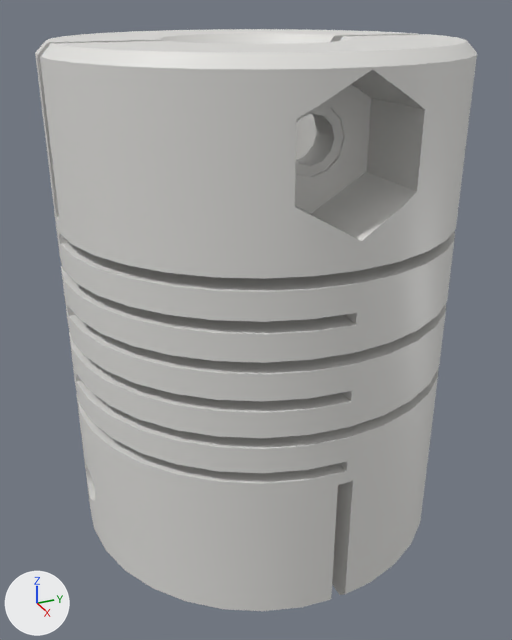
The glTF model forma/examples/assets/coupling_cpi20p_8x8.glb as it was, and as the next commit left it.
Both versions are drawn from a camera (50 mm lens) standing at (32.5, -14.6, 27.8) and looking at (0.5, -0.2, 11.8). The axes (+X, +Y, +Z) are drawn at lower left. The lights are the same throughout. The first picture is the older version. Vertices at exactly the same position are counted once.

Names of what the first picture shows: 'корпус'.
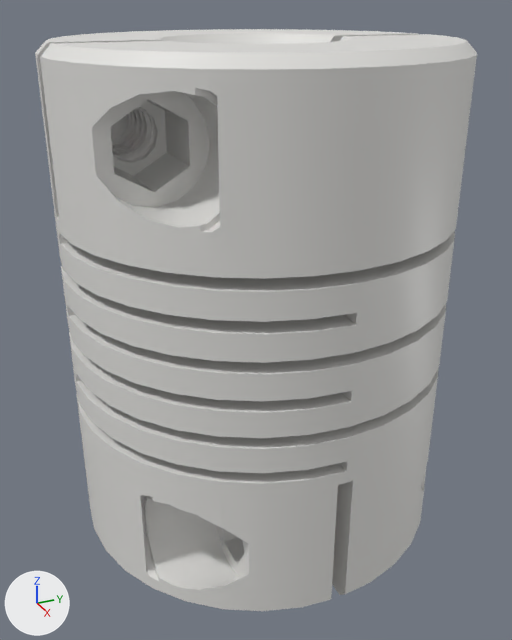
The edits, one by one:
me_корпус is used by ob_корпус; location (0.0, 0.0, 0.0).
me_корпус had 974 vertices, 1988 faces and spanned x -10.0..10.0, y -10.0..10.0, z 0.0..26.0.
me_корпус now has 5588 vertices, 11240 faces and spans x -10.0..10.0, y -10.0..10.0, z 0.0..26.0.
me_корпус part 1: 118 vertices removed from x -3.2..3.2, y -10.0..10.0, z 1.0..6.5; 2424 vertices added at x 3.8..8.9, y -8.4..8.3, z 1.1..6.4.
me_корпус part 2: 116 vertices removed from x -10.0..10.0, y -2.8..2.8, z 19.1..25.4; 2424 vertices added at x -8.3..8.4, y -8.9..-3.8, z 19.6..24.9.

Where the change shows, as pixel boxes [x1, y1, x2, y2] in the pictures (512 x 640 px):
part 1 of me_корпус, cut back: before [77, 399, 106, 550]; after [113, 377, 438, 611]
part 2 of me_корпус, reshaped: before [264, 62, 447, 279]; after [37, 55, 265, 279]
